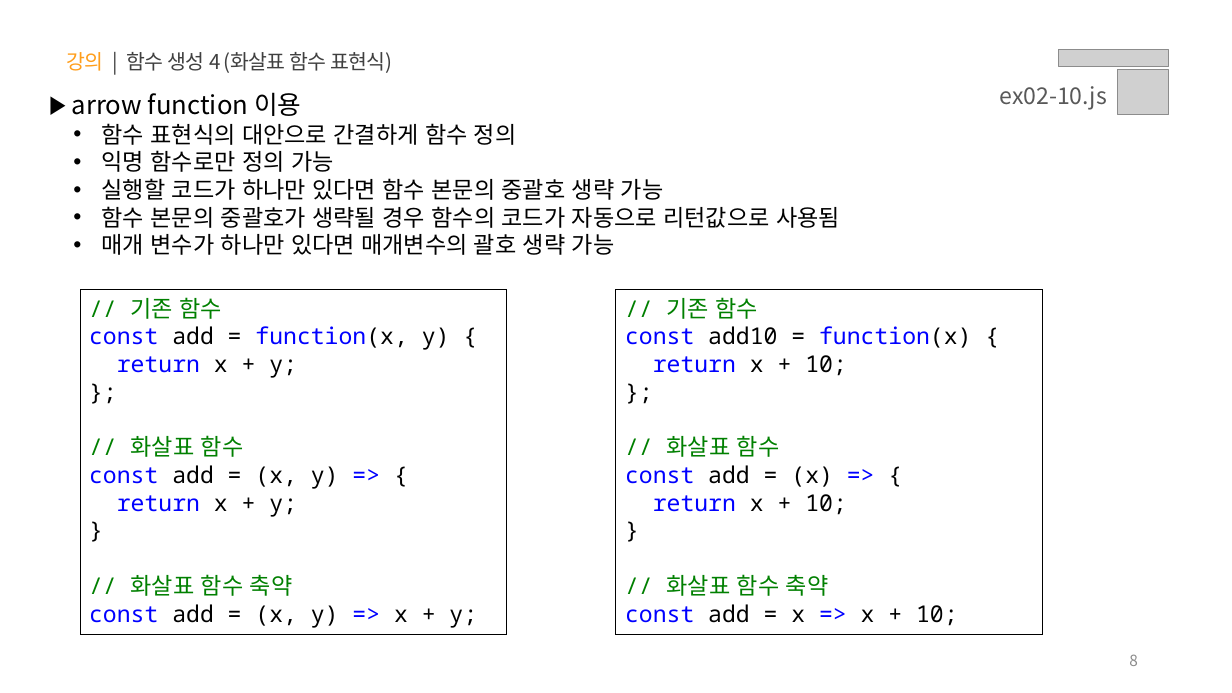
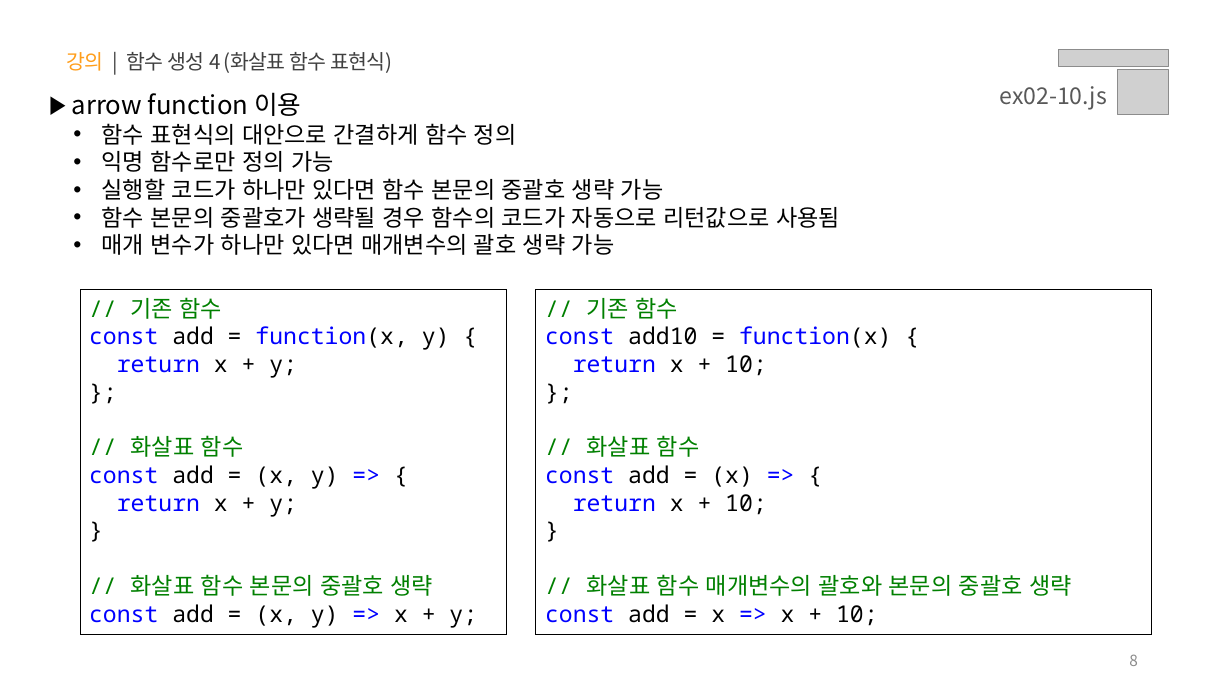
Before and after one commit to yebin-jeong/learn-js, a slide deck: slide 8 of PPT/02.자바스크립트 - 함수.pptx. Drawn at 1232x693 pixels with LibreOffice and Linux fonts; fonts in the diff are those of the drawing; grey boxes stand for pictures. Boxes give left, top, right and bottom in pixels: in the first picture for what was removed or moved away, otherwise in the second. Text is boxed around its words. In the diff, an @@ line names an element or a change of style, - is before the commit and + after.

```diff
--- a/PPT/02.자바스크립트 - 함수.pptx
+++ b/PPT/02.자바스크립트 - 함수.pptx
@@ rectangle "// 기존 함수": place and size @@
-rectangle "// 기존 함수" at [616, 289, 1043, 635]
+rectangle "// 기존 함수" at [536, 289, 1153, 635]
@@ text in rectangle at [131, 574, 433, 596]: text changed @@
-// 화살표 함수 축약
+// 화살표 함수 본문의 중괄호 생략
@@ text in rectangle at [587, 574, 1072, 596]: text changed @@
-// 화살표 함수 축약
+// 화살표 함수 매개변수의 괄호와 본문의 중괄호 생략
```
Also in this commit, not shown: 3 other files.
